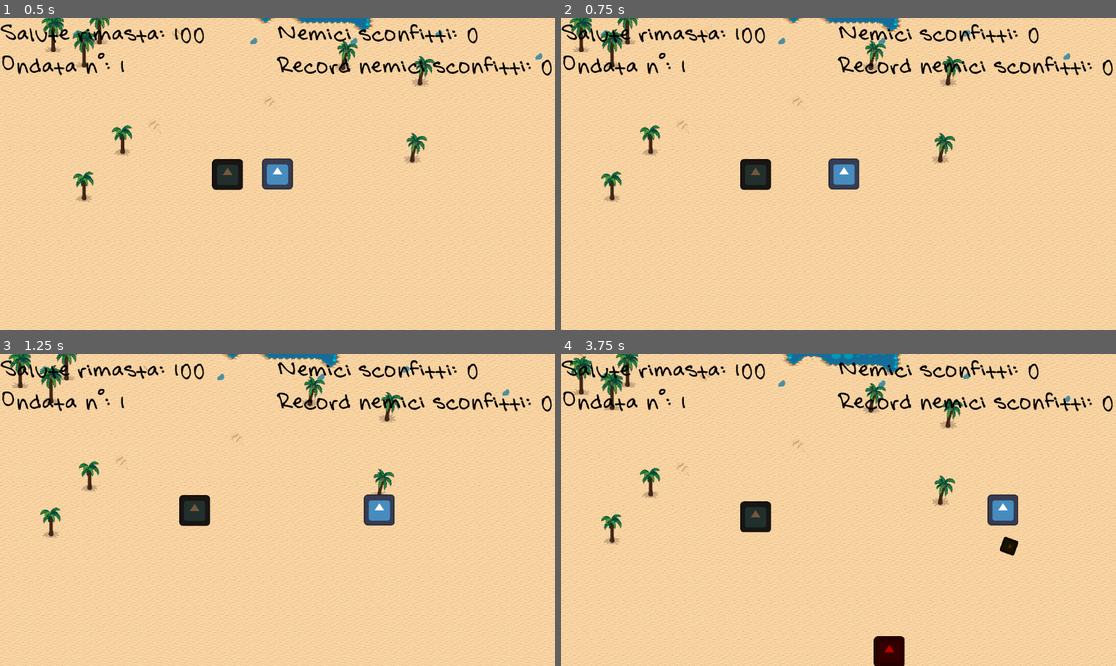
Above: before the commit, frames 1-4 (two rows, left to right).
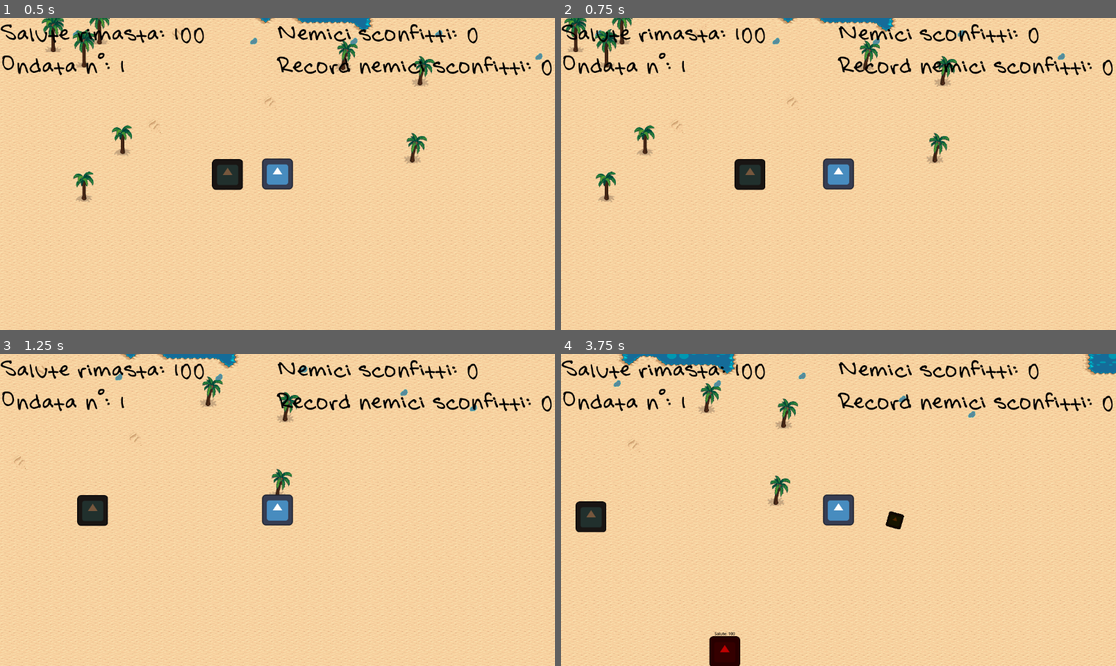
Above: after the commit, the same moments.

Repository: xMarcoMax/BeatchSlash
Game: Godot game, scene res://Scenes/level.tscn
Two runs of this game, one before a commit and one after it. Both use one fixed random seed, a clock stepped at 60 frames per second and the inputs below. The engine's default icon, where the game draws it, is replaced by a stand-in: a white triangle on a blue panel in a dark square.
Inputs (mouse positions are in pixels of both pictures, inside the frame that each line leads up to):
- Up to frame 1 (0.5 s): no input
- Up to frame 2 (0.75 s): tap Enter at 0.5 s; move the mouse to (960, 158) at 0.52 s; hold Right (ui_right) from 0.53 s (still down); hold Space (run) from 0.53 s (still down)
- Up to frame 3 (1.25 s): keep holding Right (ui_right); keep holding Space (run)
- Up to frame 4 (3.75 s): move the mouse to (727, 525) at 1.27 s; release Right (ui_right) at 1.28 s; release Space (run) at 1.28 s; hold Down (ui_down) 1.28-2.03 s; right-click (727, 525) at 1.35 s; move the mouse to (894, 441) at 2.02 s; press the mouse at (894, 441) at 2.03 s; hold Right (ui_right) 2.03-2.78 s; move the mouse to (810, 572) at 2.77 s; release the mouse at (810, 572) at 2.78 s; hold Up (ui_up) 2.78-3.53 s; tap Space (run) at 2.85 s; move the mouse to (1005, 556) at 3.52 s; hold Left (ui_left) from 3.53 s (still down); hold Right mouse button (shoot_sand) from 3.53 s (still down)

Frame 1 is identical in both runs. In frame 2, 5.6% of the frame differs, in the area x 0-100%, y 0-100%; in frame 3, 8.0%; in frame 4, 10%.

Commit message:
Prima bozza di formula per calcolo salute, danni, numero nemici per ogni ondata

Diff:
--- a/Characters/enemy.tscn
+++ b/Characters/enemy.tscn
@@ -22,6 +22,20 @@
 scale = Vector2(2, 2)
 target_position = Vector2(50, 0)
 
+[node name="HP" type="Label" parent="."]
+anchors_preset = -1
+offset_left = -24.0
+offset_top = -87.0
+offset_right = 25.0
+offset_bottom = -64.0
+grow_horizontal = 2
+grow_vertical = 0
+size_flags_horizontal = 0
+size_flags_vertical = 0
+theme_override_colors/font_color = Color(0, 0, 0, 1)
+text = "Salute"
+metadata/_edit_use_anchors_ = true
+
 [node name="DeadTimer" type="Timer" parent="."]
 
 [connection signal="timeout" from="DeadTimer" to="." method="_on_dead_timer_timeout"]
--- a/Scenes/level.tscn
+++ b/Scenes/level.tscn
@@ -617,10 +617,6 @@
 
 [node name="Camera2D" type="Camera2D" parent="Player"]
 zoom = Vector2(0.5, 0.5)
-limit_left = -350
-limit_top = -1450
-limit_right = 2300
-limit_bottom = 550
 
 [node name="Boyfriend" parent="." groups=["target"] instance=ExtResource("5_a1jco")]
 position = Vector2(804, -421)
--- /dev/null
+++ b/Scripts/Formulas.gd
@@ -0,0 +1,20 @@
+extends Node
+
+func calculate(type, wave_real, base):
+	var factor
+	var cap = 15
+	var wave = wave_real - 1
+	print("ondata: "+str(wave_real))
+	match type:
+		"enemies":
+			factor = 0.5
+			pass
+		"health":
+			factor = 1.1
+			pass
+		"damage":
+			factor = 0.8
+			pass
+	var result = ceil(base * ( 1 + ( ( float(wave) /(cap+wave) ) ) ) )
+	print(type+" = "+str(result))
+	return result
--- a/Scripts/enemy.gd
+++ b/Scripts/enemy.gd
@@ -4,6 +4,7 @@
 @export var target: CharacterBody2D
 @onready var ray_cast = $RayCast2D
 @onready var timer = $DeadTimer
+@onready var health = $HP
 
 @export var hp = 100
 @export var damage = 10
@@ -12,6 +13,8 @@
 func _ready():
 	target = get_node("../Boyfriend")
 
+func _process(delta):
+	health.text = "Salute: "+str(hp)
 #Moving the enemy to a specific location
 func _physics_process(delta):
 	ray_cast.look_at(target.position)
--- a/Scripts/level.gd
+++ b/Scripts/level.gd
@@ -4,6 +4,9 @@
 @onready var target = get_node("Boyfriend")
 @onready var spawn_area = $World/EnemySpawn
 @onready var hud = $HUD
+const base_enemy_health = 100
+const base_enemy_damage = 10
+const base_enemy_number = 5
 
 var enemy = preload("res://Characters/enemy.tscn")
 var total_enemies = 5
@@ -13,14 +16,15 @@
 var record
 var spawn_number
 
-# Called every frame. 'delta' is the elapsed time since the previous frame.
+#Set essential variables
 func _ready():
-	spawn_number = total_enemies
-	record = 0
+	total_enemies = base_enemy_number
+	spawn_number = base_enemy_number
+	record = 0 #da sistemare quando saranno implementati i salvataggi di dati
 	hud.set_health(target.hp)
 	hud.set_wave(wave)
 	hud.set_defeated(defeated_total)
-	hud.set_record(0)
+	hud.set_record(record)
 
 func _process(delta):
 	spawn_enemy()
@@ -30,7 +34,7 @@
 	if(total_enemies == defeated_level):
 		wave += 1
 		hud.set_wave(wave)
-		total_enemies = 6
+		total_enemies = Formulas.calculate("enemies", wave, base_enemy_number)
 		spawn_number = total_enemies
 		defeated_level = 0
 
@@ -42,10 +46,18 @@
 		add_child(spawn)
 		spawn.defeated.connect(_on_defeated)
 		spawn.target = target
+		spawn.hp = Formulas.calculate("health", wave, base_enemy_health)
+		spawn.damage = Formulas.calculate("damage", wave, base_enemy_damage)
 		spawn_number -= 1
 
+func get_new_enemy_number():
+	pass
+func get_new_enemy_hp():
+	pass
+func get_new_enemy_damage():
+	pass
+
 func _on_defeated():
-	print("nemico sconfitto")
 	defeated_total += 1
 	defeated_level += 1
 	hud.set_defeated(defeated_total)
--- a/project.godot
+++ b/project.godot
@@ -14,6 +14,10 @@
 run/main_scene="res://Scenes/level.tscn"
 config/features=PackedStringArray("4.3", "Mobile")
 config/icon="res://Assets/icon.svg"
+
+[autoload]
+
+Formulas="*res://Scripts/Formulas.gd"
 
 [editor]
 
